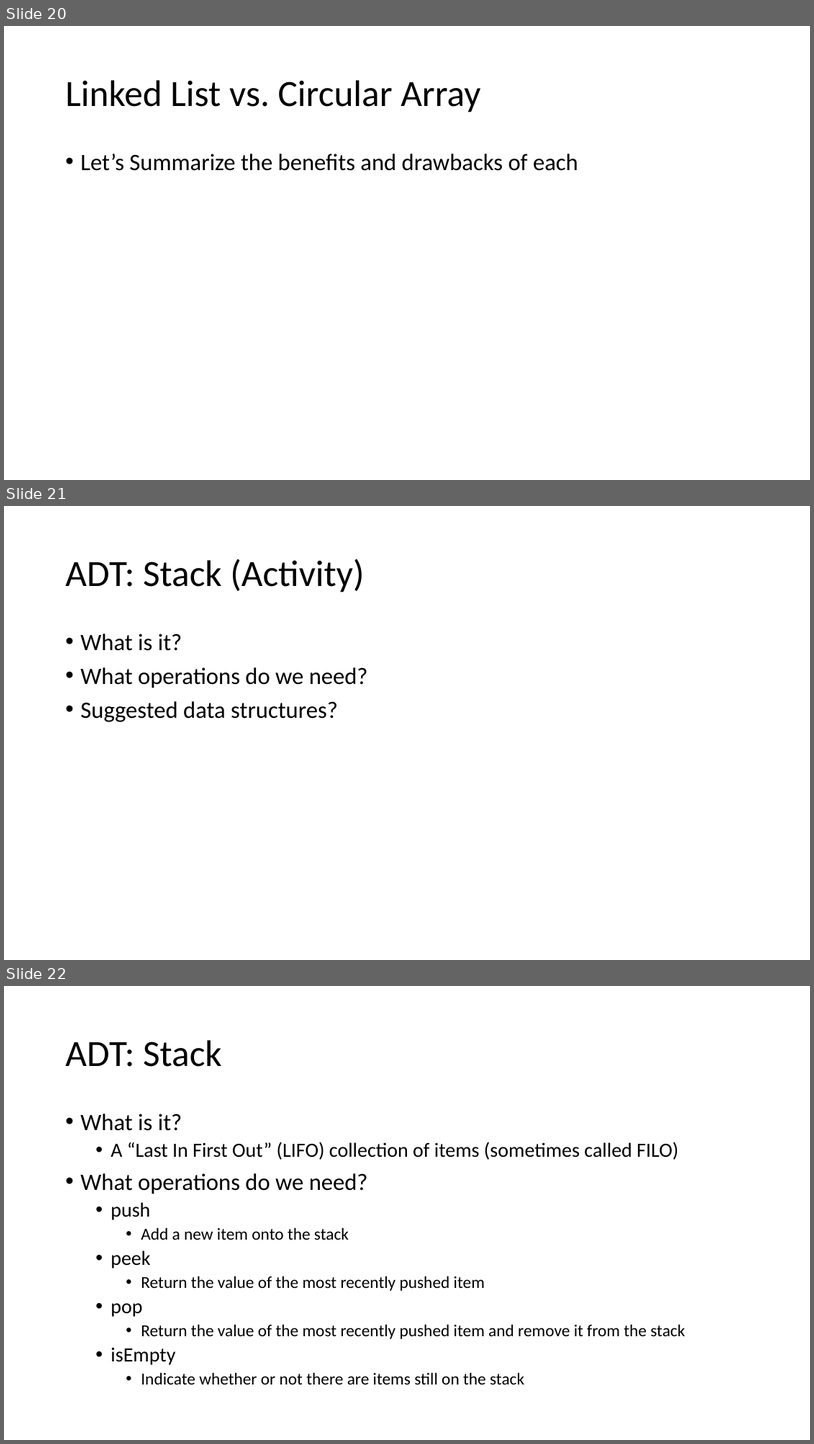
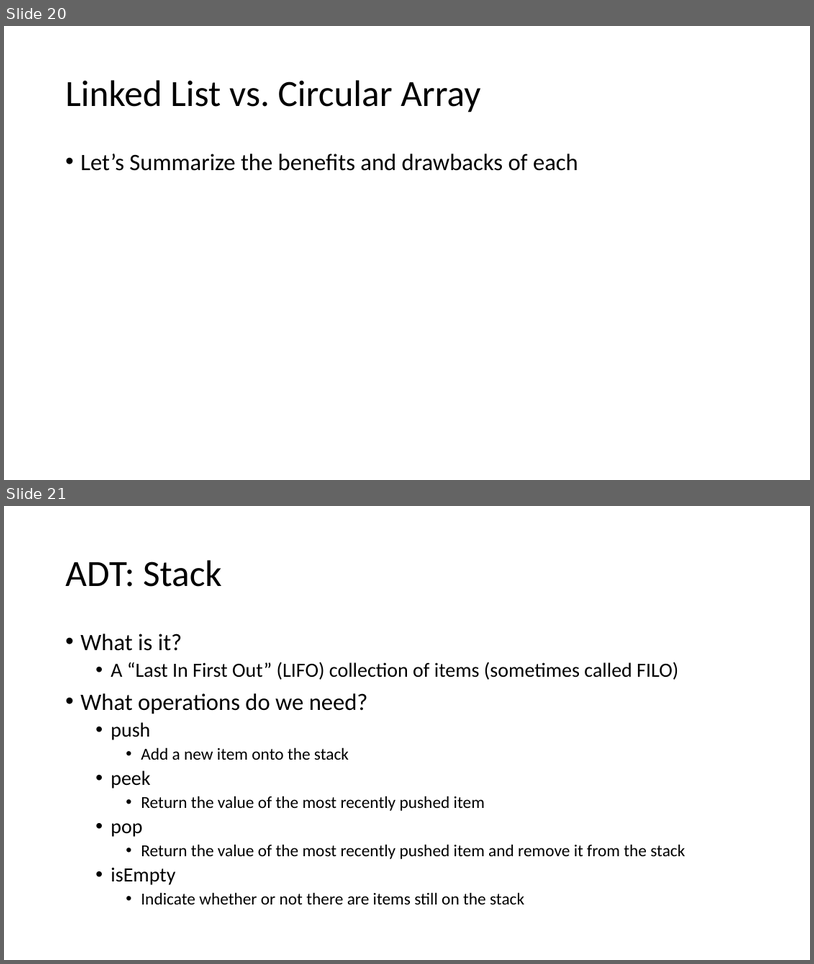
Before and after one commit to natebrunelle/cse332, a slide deck: demo_site/files/slides/lecture1_intro.pptx. Shown one above the other, each under a label of ours: slides 20, 21 and 22 before the commit, slides 20 and 21 after it. The pictures are 814x1444 and 814x964 pixels, drawn with LibreOffice and Linux fonts; fonts in the diff are those of the drawing. Boxes give left, top, right and bottom in pixels: in the first picture for what was removed or moved away, otherwise in the second. Text is boxed around its words. In the diff, an @@ line names an element or a change of style, - is before the commit and + after.

```diff
--- a/demo_site/files/slides/lecture1_intro.pptx
+++ b/demo_site/files/slides/lecture1_intro.pptx
@@ slide 21 removed at (4, 506, 810, 960), background #FFFFFF @@
@@ title removed at (65, 559, 364, 592) @@
-ADT: Stack (Activity)
@@ text removed at (80, 633, 368, 722) @@
-• What is it?
-• What operations do we need?
-• Suggested data structures?
@@ what was slide 22 is now slide 21 @@
```
Also in this commit, not shown: 1 slide added, 1 other slide removed, 7 other files.
